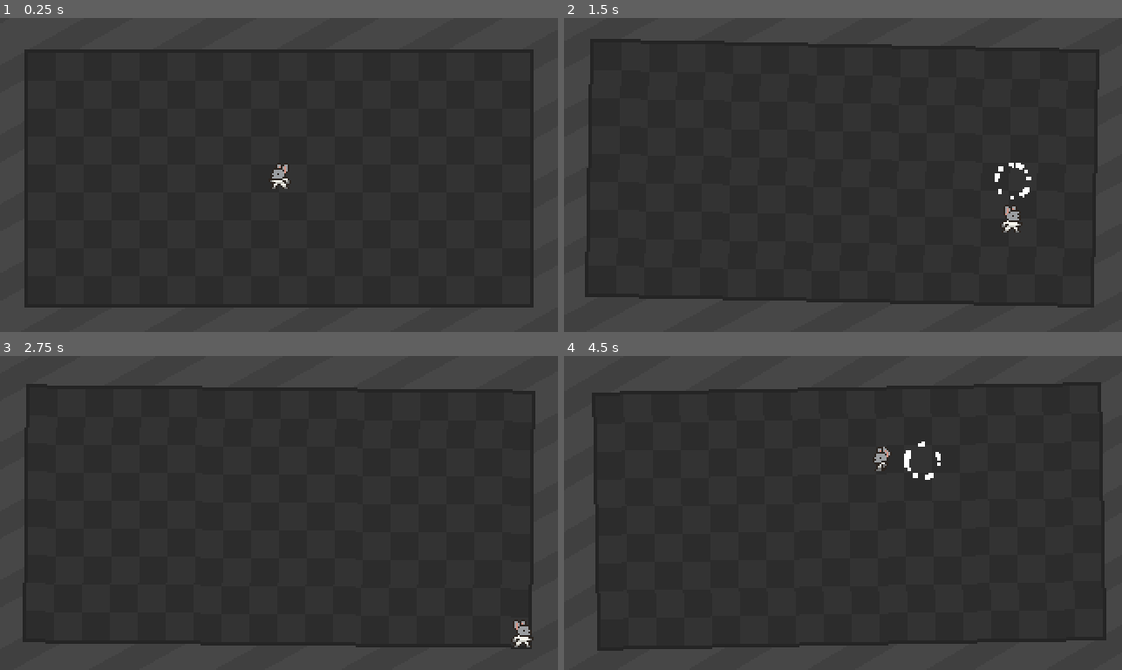
Above: before the commit, frames 1-4 (two rows, left to right).
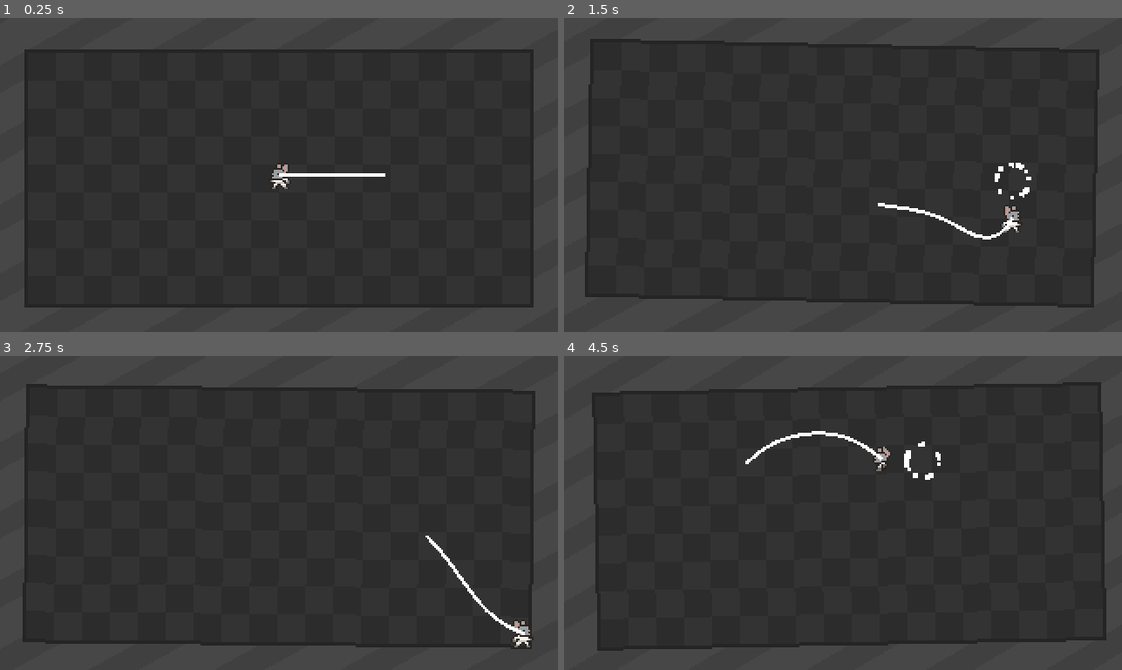
Above: after the commit, the same moments.

Repository: Cobydo/floppy-foil
Game: Godot game, scene res://scenes/main.tscn
Two runs of this game, one before a commit and one after it. Both use one fixed random seed, a clock stepped at 60 frames per second and the inputs below.
Inputs (mouse positions are in pixels of both pictures, inside the frame that each line leads up to):
- Up to frame 1 (0.25 s): no input
- Up to frame 2 (1.5 s): move the mouse to (965, 159) at 0.52 s; hold D (move_right) 0.53-1.28 s; tap Space (dash) at 0.6, 1.35 s; move the mouse to (731, 190) at 1.27 s; hold S (move_down) from 1.28 s (still down)
- Up to frame 3 (2.75 s): move the mouse to (334, 443) at 2.02 s; release S (move_down) at 2.03 s; hold D (move_right) from 2.03 s (still down); tap Space (dash) at 2.1 s
- Up to frame 4 (4.5 s): move the mouse to (815, 575) at 2.77 s; release D (move_right) at 2.78 s; hold W (move_up) 2.78-3.53 s; tap Space (dash) at 2.85, 3.6, 4.35 s; move the mouse to (1010, 560) at 3.52 s; hold A (move_left) from 3.53 s (still down); move the mouse to (675, 465) at 4.27 s

The runs differ from the first frame. In frame 1, 0.2% of the frame differs, in the area x 50-70%, y 49-51%; in frame 2, 0.3%; in frame 3, 0.3%; in frame 4, 0.3%, in the area x 32-58%, y 23-35%.
Error before the commit: Parse Error: Unexpected identifier "test" in class body. (res://player/player_weapon.gd:4)

Commit message:
Day 1
- Added weapon system

Diff:
--- /dev/null
+++ b/art/main_theme.tres
@@ -0,0 +1,13 @@
+[gd_resource type="Theme" load_steps=3 format=3 uid="uid://lutfhky8xdbc"]
+
+[ext_resource type="FontFile" uid="uid://qfjdyttshjec" path="res://art/fonts/PixulBrush.ttf" id="1_7h41l"]
+
+[sub_resource type="StyleBoxEmpty" id="StyleBoxEmpty_mvgv6"]
+
+[resource]
+default_font = ExtResource("1_7h41l")
+default_font_size = 8
+/font_sizes/e = 4
+/fonts/e = ExtResource("1_7h41l")
+/styles/etst = null
+Panel/styles/panel = SubResource("StyleBoxEmpty_mvgv6")
--- a/player/player.tscn
+++ b/player/player.tscn
@@ -233,6 +233,11 @@
 
 [node name="WeaponController" type="Node2D" parent="."]
 script = ExtResource("7_boad6")
+min_length = 60.0
+max_length = 80.0
+post_constraint_iterations = 1
+springy_tip = false
+line_width = 2.0
 
 [node name="BladeLine" type="Line2D" parent="WeaponController"]
 
--- a/player/player_weapon.gd
+++ b/player/player_weapon.gd
@@ -1,4 +1,146 @@
 extends Node2D
 
-@onready var blade_line: Line2D = $BladeLine
-test
+@onready var line: Line2D = $BladeLine  # The Line2D node representing the blade
+
+# --- Geometry ---
+@export var segment_count: int = 14          # Number of segments in the blade (more segments = smoother/floppier)
+@export var min_length: float = 100.0        # Minimum blade length (prevents collapsing)
+@export var max_length: float = 160.0        # Maximum blade length (prevents over-stretching)
+@export var length_adjust_speed: float = 8.0 # How fast the blade smoothly adjusts length toward the mouse
+
+# --- Solver / feel ---
+@export var constraint_iterations: int = 10      # Number of passes to enforce segment lengths (higher = stiffer blade)
+@export var post_constraint_iterations: int = 3  # Extra passes after smoothing to ensure lengths remain accurate
+@export var smoothing_strength: float = 0.14    # How much Laplacian smoothing is applied (0 = none, 1 = max smooth)
+@export var verlet_damping: float = 0.04        # Damping applied to segment velocities (higher = less wobble)
+@export var tip_strength: float = 1800.0        # Acceleration applied to the tip when springy (higher = snappier tip)
+
+# --- Tip behavior ---
+@export var springy_tip: bool = true  # true = tip lags, false = hard-locked
+
+# --- Visuals ---
+@export var line_width: float = 3.0
+
+# --- Internal state ---
+var pos: Array[Vector2] = []
+var prev_pos: Array[Vector2] = []
+var base_pos: Vector2 = Vector2.ZERO
+var current_length: float = 140.0
+var rest_length: float = 10.0
+
+func _ready() -> void:
+	segment_count = max(3, segment_count)
+	current_length = clamp((min_length + max_length) * 0.5, min_length, max_length)
+	rest_length = current_length / float(segment_count - 1)
+
+	pos.resize(segment_count)
+	prev_pos.resize(segment_count)
+
+	base_pos = global_position
+	for i in range(segment_count):
+		var p: Vector2 = base_pos + Vector2(rest_length * i, 0)
+		pos[i] = p
+		prev_pos[i] = p
+
+	line.width = line_width
+	line.default_color = Color.WHITE
+
+func _process(delta: float) -> void:
+	base_pos = global_position
+
+	# --- Compute desired blade length ---
+	var raw_target: Vector2 = get_global_mouse_position()
+	var dir: Vector2 = raw_target - base_pos
+	var dist: float = dir.length()
+	var desired_length: float = clamp(dist, min_length, max_length)
+	var t: float = clamp(length_adjust_speed * delta, 0.0, 1.0)
+	current_length = lerp(current_length, desired_length, t)
+	rest_length = current_length / float(segment_count - 1)
+
+	var clamp_target: Vector2
+	if dist > 0.001:
+		clamp_target = base_pos + dir.normalized() * current_length
+	else:
+		clamp_target = base_pos + Vector2.RIGHT * current_length
+
+	# --- Verlet integration ---
+	for i in range(segment_count):
+		var p: Vector2 = pos[i]
+		var pv: Vector2 = prev_pos[i]
+		var vel: Vector2 = p - pv
+		vel *= (1.0 - verlet_damping)
+		prev_pos[i] = p
+		pos[i] = p + vel
+
+	# --- Lock base ---
+	pos[0] = base_pos
+	prev_pos[0] = base_pos
+
+	# --- Tip behavior toggle ---
+	if springy_tip:
+		# springy tip
+		var tip_vel: Vector2 = pos[segment_count - 1] - prev_pos[segment_count - 1]
+		var tip_acc: Vector2 = (clamp_target - pos[segment_count - 1]) * tip_strength
+		var new_tip: Vector2 = pos[segment_count - 1] + tip_vel + tip_acc * (delta * delta)
+		prev_pos[segment_count - 1] = pos[segment_count - 1]
+		pos[segment_count - 1] = new_tip
+	else:
+		# hard-locked tip
+		pos[segment_count - 1] = clamp_target
+		prev_pos[segment_count - 1] = clamp_target
+
+	# --- Constraint relaxation ---
+	for _iter in range(constraint_iterations):
+		for i in range(segment_count - 1):
+			var a: Vector2 = pos[i]
+			var b: Vector2 = pos[i + 1]
+			var delta_vec: Vector2 = b - a
+			var d: float = delta_vec.length()
+			if d == 0.0:
+				continue
+			var error: float = (d - rest_length) / d
+			var correction: Vector2 = delta_vec * 0.5 * error
+			var inv_a: float = 0.0 if i == 0 else 1.0
+			var inv_b: float = 0.0 if (i + 1) == segment_count - 1 else 1.0
+			var sum_inv: float = inv_a + inv_b
+			if sum_inv == 0.0:
+				continue
+			pos[i] = pos[i] + correction * (inv_a / sum_inv)
+			pos[i + 1] = pos[i + 1] - correction * (inv_b / sum_inv)
+
+	# --- Smoothing ---
+	if smoothing_strength > 0.0:
+		var smoothed: Array[Vector2] = []
+		smoothed.resize(segment_count)
+		smoothed[0] = pos[0]
+		smoothed[segment_count - 1] = pos[segment_count - 1]
+		for i in range(1, segment_count - 1):
+			var lap: Vector2 = (pos[i - 1] + pos[i + 1]) * 0.5
+			smoothed[i] = pos[i].lerp(lap, smoothing_strength)
+		for i in range(1, segment_count - 1):
+			pos[i] = smoothed[i]
+
+	# --- Post constraint after smoothing ---
+	for _iter in range(post_constraint_iterations):
+		for i in range(segment_count - 1):
+			var a2: Vector2 = pos[i]
+			var b2: Vector2 = pos[i + 1]
+			var delta_vec2: Vector2 = b2 - a2
+			var d2: float = delta_vec2.length()
+			if d2 == 0.0:
+				continue
+			var error2: float = (d2 - rest_length) / d2
+			var correction2: Vector2 = delta_vec2 * 0.5 * error2
+			var inv_a2: float = 0.0 if i == 0 else 1.0
+			var inv_b2: float = 0.0 if (i + 1) == segment_count - 1 else 1.0
+			var sum_inv2: float = inv_a2 + inv_b2
+			if sum_inv2 == 0.0:
+				continue
+			pos[i] = pos[i] + correction2 * (inv_a2 / sum_inv2)
+			pos[i + 1] = pos[i + 1] - correction2 * (inv_b2 / sum_inv2)
+
+	# --- Step 7: update Line2D ---
+	var packed: PackedVector2Array = PackedVector2Array()
+	for i in range(segment_count):
+		packed.append(to_local(pos[i]))  # convert from global to local
+	line.points = packed
--- a/project.godot
+++ b/project.godot
@@ -32,6 +32,10 @@
 "res://shaders/": "pink"
 }
 
+[gui]
+
+theme/custom_font="uid://qfjdyttshjec"
+
 [input]
 
 move_up={
--- /dev/null
+++ b/scenes/enemy.gd
@@ -0,0 +1,53 @@
+extends CharacterBody2D
+
+@export var speed: float = 100
+@export var headbutt_speed: float = 400
+@export var headbutt_range: float = 100
+@export var headbutt_cooldown: float = 5
+@export var headbutt_duration: float = 0.5
+
+var target: Node2D
+var headbutt_timer: float = 0.0
+var cooldown_timer: float = 0.0
+var headbutting: bool = false
+var headbutt_dir: Vector2 = Vector2.ZERO
+
+func _ready():
+	# Assign the player as the target
+	target = get_tree().get_current_scene().get_node("Player")
+
+func _physics_process(delta):
+	if not target:
+		return
+
+	var to_player = target.global_position - global_position
+	var distance_to_player = to_player.length()
+
+	# Update cooldown timer
+	cooldown_timer += delta
+
+	# Start headbutt if cooldown is ready and close enough
+	if not headbutting and cooldown_timer >= headbutt_cooldown and distance_to_player < headbutt_range:
+		headbutting = true
+		headbutt_timer = headbutt_duration
+		cooldown_timer = 0.0
+		headbutt_dir = to_player.normalized()
+		print("Charging headbutt!")
+
+	if headbutting:
+		# Dash toward player
+		velocity = headbutt_dir * headbutt_speed
+		headbutt_timer -= delta
+		if headbutt_timer <= 0:
+			headbutting = false
+			velocity = Vector2.ZERO
+			print("Headbutt finished!")
+	else:
+		# Normal movement toward player
+		velocity = to_player.normalized() * speed
+
+	move_and_slide()
+
+	# Rotate enemy toward movement direction
+	if velocity.length() > 0:
+		rotation = velocity.angle()
--- a/scenes/main.tscn
+++ b/scenes/main.tscn
@@ -1,8 +1,9 @@
-[gd_scene load_steps=7 format=3 uid="uid://b5hr6kch2ump5"]
+[gd_scene load_steps=8 format=3 uid="uid://b5hr6kch2ump5"]
 
 [ext_resource type="Shader" uid="uid://b00quiov5so66" path="res://shaders/stripes.gdshader" id="1_o5qli"]
 [ext_resource type="PackedScene" uid="uid://6216m2nvr4ap" path="res://player/player.tscn" id="2_0wfyh"]
 [ext_resource type="Texture2D" uid="uid://bh7ddtnmfigm2" path="res://art/background1.png" id="3_sugp2"]
+[ext_resource type="Theme" uid="uid://lutfhky8xdbc" path="res://art/main_theme.tres" id="4_jyhfs"]
 
 [sub_resource type="ShaderMaterial" id="ShaderMaterial_0wfyh"]
 shader = ExtResource("1_o5qli")
@@ -36,6 +37,7 @@
 position = Vector2(144, 72)
 texture = ExtResource("3_sugp2")
 offset = Vector2(16, 20)
+metadata/_edit_lock_ = true
 
 [node name="Player" parent="." instance=ExtResource("2_0wfyh")]
 position = Vector2(160, 90)
@@ -57,3 +59,12 @@
 [node name="CollisionShape2D4" type="CollisionShape2D" parent="StaticBody2D"]
 position = Vector2(160, 168)
 shape = SubResource("RectangleShape2D_sugp2")
+
+[node name="CanvasLayer" type="CanvasLayer" parent="."]
+
+[node name="Panel" type="Panel" parent="CanvasLayer"]
+offset_left = 30.0
+offset_top = 34.0
+offset_right = 70.0
+offset_bottom = 74.0
+theme = ExtResource("4_jyhfs")
Binary file added: art/fonts/PixulBrush.ttf
Not shown, added: art/fonts/PixulBrush.ttf.import
Not shown, added: scenes/enemy.gd.uid
